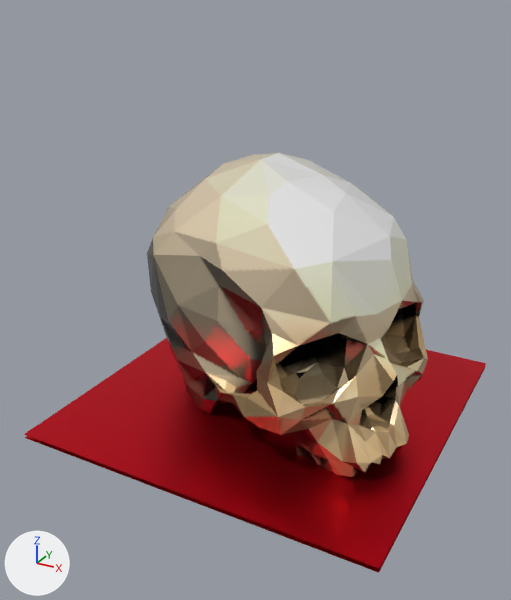
Two versions of the glTF model vanitas/vanitas.gltf, one commit apart.
One viewpoint serves both versions: a 50 mm camera at (5.47, -10.74, 7.34) aimed at (-0.12, -0.59, 2.26). Every picture has the same lights, and +X, +Y and +Z are marked at lower left. Where no turn or scale is listed for an object, it has been applied to the vertices.
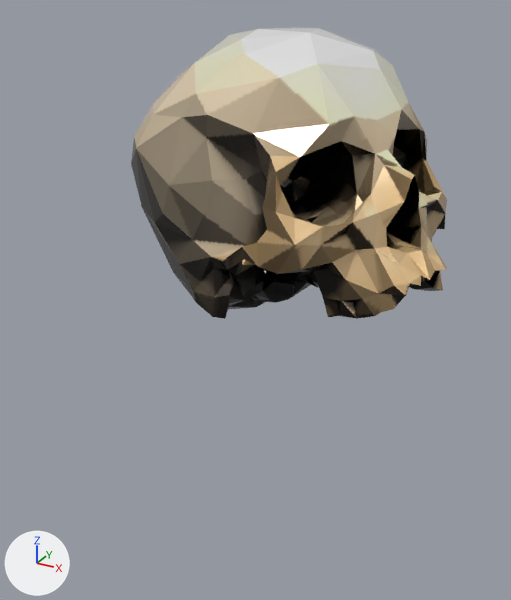
Patch to the scene script:
```diff
--- a/vanitas/vanitas.gltf.py
+++ b/vanitas/vanitas.gltf.py
@@ ob_cranio @@
 ob_cranio = bpy.data.objects.new('cranio', me_skullmodelexport_001)
-ob_cranio.location = (0.46, -0.09, 1.74)
-ob_cranio.rotation_euler = (1.476, -0.0171, 1.105)  # degrees (85, -1, 63)
+ob_cranio.location = (0.46, -0.09, 4.04)
+ob_cranio.rotation_euler = (1.164, -0.0019, 1.172)  # degrees (67, -0.1, 67)
 ob_cranio.scale = (1.64, 1.64, 1.64)
@@ ob_plane @@
-ob_plane = bpy.data.objects.new('Plane', me_plane_003)
-ob_plane.location = (0.0, 0.0, -0.07)
@@ ob_plane_001 @@
-ob_plane_001 = bpy.data.objects.new('Plane.001', me_plane_001)
-ob_plane_001.location = (0.0, 0.0, 0.0)
```

Changed parts and their boxes (x1, y1, x2, y2) in the pictures (511 x 600 px):
'cranio', moved, turned: before (147, 153, 428, 477); after (131, 28, 447, 319)
'Plane.001', deleted (red): before (24, 338, 486, 569)
'Plane', deleted (red): before (25, 366, 486, 573)
